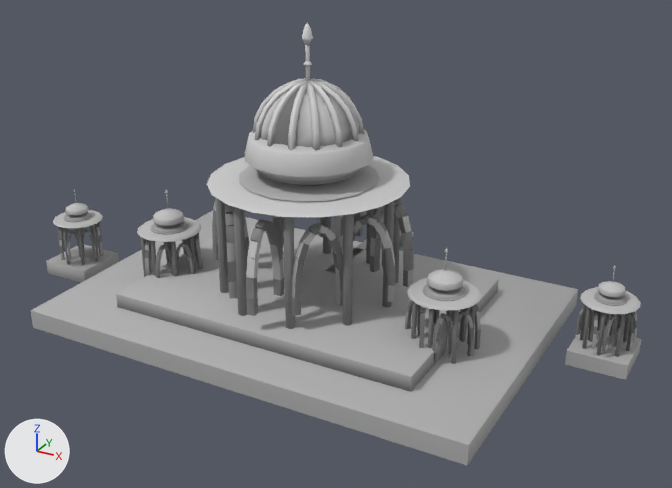
An edit to the glTF model assets/models/jodhpur/structures/jaswant_thada.glb, drawn before and after from the same camera.
Rendered twice from a camera (50 mm lens) standing at (20.1, -34.0, 21.1) and looking at (0.9, 0.9, 3.6). Every picture has the same lights, and +X, +Y and +Z are marked at lower left. The first picture is the older version. Vertices at exactly the same position are counted once.

The first picture shows 'Thada_Stone'.
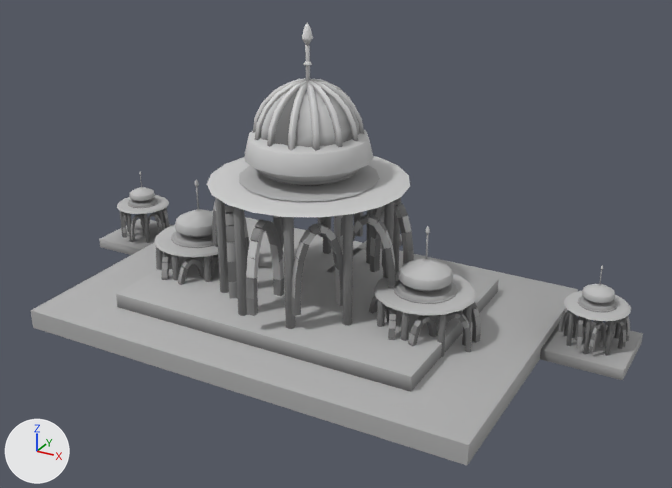
What differs and where, as boxes (x1, y1, x2, y2) in the pictures (672 x 488 px; the box of a moved part takes in the faces that stretch with it):
'Thada_Stone', reshaped: before (31, 23, 641, 465); after (31, 23, 643, 465)
part 1 of me_thada_stone, moved or reshaped (not visible afterwards): before (196, 252, 202, 261)
part 2 of me_thada_stone, deleted: before (46, 189, 641, 380)
part 3 of me_thada_stone, reshaped: before (168, 238, 641, 349); after (99, 172, 643, 380)

Diff of the bpy script that builds the scene:
```diff
--- a/assets/models/jodhpur/structures/jaswant_thada.glb.py
+++ b/assets/models/jodhpur/structures/jaswant_thada.glb.py
@@ me_thada_stone @@
 # used by ob_thada_stone; location = (0.0, 0.0, 0.0)
-me_thada_stone.from_pydata(...)  # 9603 vertices, 14544 faces; spans x -14.5..14.5, y -7.2..11.3, z 0.0..13.9
+me_thada_stone.from_pydata(...)  # 9605 vertices, 14548 faces; spans x -14.4..14.4, y -7.2..10.3, z 0.0..13.9
+# me_thada_stone part 1: the loose piece of 8 vertices spanning x -5.9..-5.6, y -1.0..-0.8, z 2.0..2.5 is scaled about its middle by (1.53, 1.52, 0.705), then moved by (1.9, 1.0, 0.0)
+# me_thada_stone part 2: 391 loose pieces with 5459 vertices, spanning x -14.5..14.5, y -2.9..11.3, z 0.0..5.6, are deleted
+# me_thada_stone part 3: 60 vertices moved within x -7.6..13.9, y -2.1..10.3, z 0.0..3.2; 654 vertices removed from x -8.2..14.5, y -2.1..10.3, z 0.0..3.8; 6115 vertices added at x -14.4..14.4, y -3.4..10.3, z 0.0..6.0
+# other edits to the shape of me_thada_stone do not show in these pictures
 me_thada_stone.materials.append(mat_paletteatlas)
```
